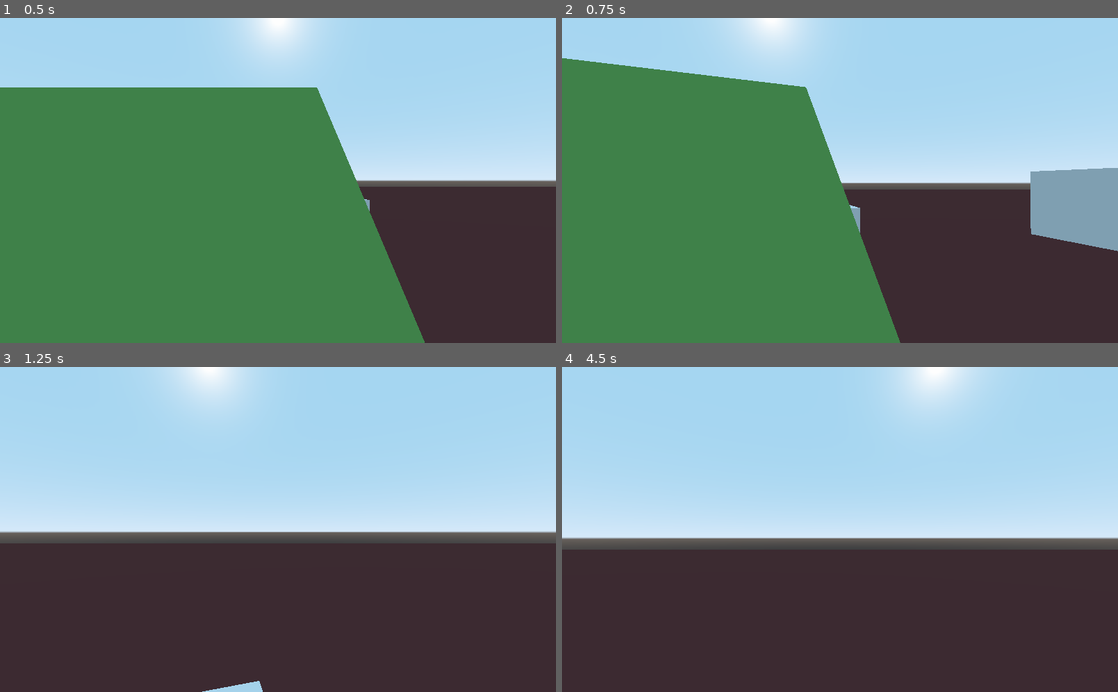
Above: before the commit, frames 1-4 (two rows, left to right).
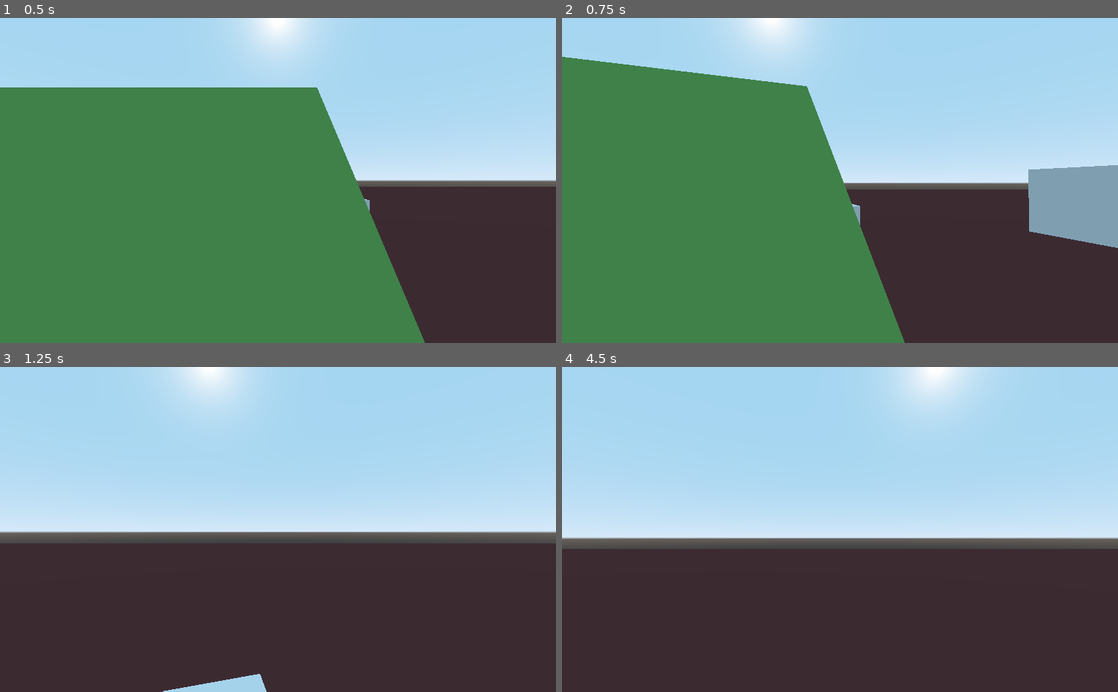
Above: after the commit, the same moments.

Repository: texaco/FPS-base
Game: Godot game, scene res://World.tscn
Two runs of this game, one before a commit and one after it. Both use one fixed random seed, a clock stepped at 60 frames per second and the inputs below.
Inputs (mouse positions are in pixels of both pictures, inside the frame that each line leads up to):
- Up to frame 1 (0.5 s): no input
- Up to frame 2 (0.75 s): tap Enter at 0.5 s; move the mouse to (867, 180) at 0.52 s; hold Up (ui_up) from 0.53 s (still down); tap F (fly) at 0.6 s
- Up to frame 3 (1.25 s): keep holding Up (ui_up); tap Space (jump) at 0.77 s
- Up to frame 4 (4.5 s): keep holding Up (ui_up); move the mouse to (812, 529) at 1.27 s; tap F (fly) at 1.35, 2.3, 2.85, 3.6 s; tap Space (jump) at 1.52, 2, 3.02, 3.5, 3.77 s; move the mouse to (851, 523) at 2.02 s; hold Shift (run) 2.03-2.78 s; tap Enter at 2.75, 4.25 s; move the mouse to (834, 536) at 2.77 s; move the mouse to (878, 532) at 3.52 s; move the mouse to (795, 526) at 4.27 s; tap Shift (run) at 4.35 s

Frame 1 is identical in both runs. In frame 2, 0.9% of the frame differs, in the area x 0-100%, y 11-100%; in frame 3, 0.4%; in frame 4, less than 0.1%.

Commit message:
Slow down player and move get direction whenever an event is fired.

Diff:
--- a/Player.gd
+++ b/Player.gd
@@ -14,8 +14,8 @@
 
 #walk variables
 var gravity = -9.8 * 3
-const MAX_SPEED = 10
-const MAX_RUNNING_SPEED = 15
+const MAX_SPEED = 5
+const MAX_RUNNING_SPEED = 10
 const ACCEL = 2
 const DEACCEL = 6
 
@@ -32,7 +32,7 @@
 const STAIR_JUMP_HEIGHT = 6
 
 # Debug variables
-var debug = true
+var debug = false
 
 func _process(delta):
 	aim()
@@ -48,6 +48,7 @@
 		flying = !flying
 	if debug and Input.is_action_just_pressed("ui_page_down"):
 		print ($Foot.slopeAngle)
+	direction = getDirection()
 
 func getDirection():
 	var dir = Vector3()
@@ -67,8 +68,6 @@
 	return dir
 
 func walk(delta):
-	direction = getDirection()
-
 	direction.y = 0
 	direction = direction.normalized()
 
@@ -122,9 +121,6 @@
 		in_air += 1
 
 func fly(delta):
-	# reset the direction of the player
-	direction = getDirection()
-
 	direction = direction.normalized()
 
 	# where would the player go at max speed
